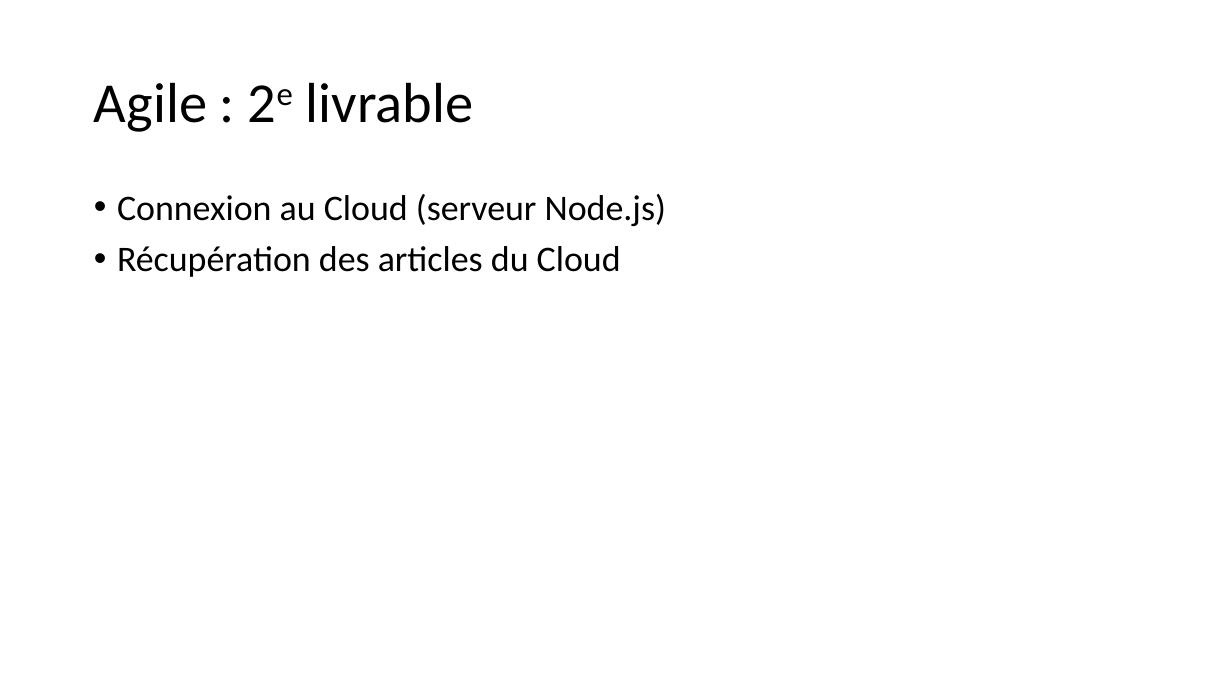
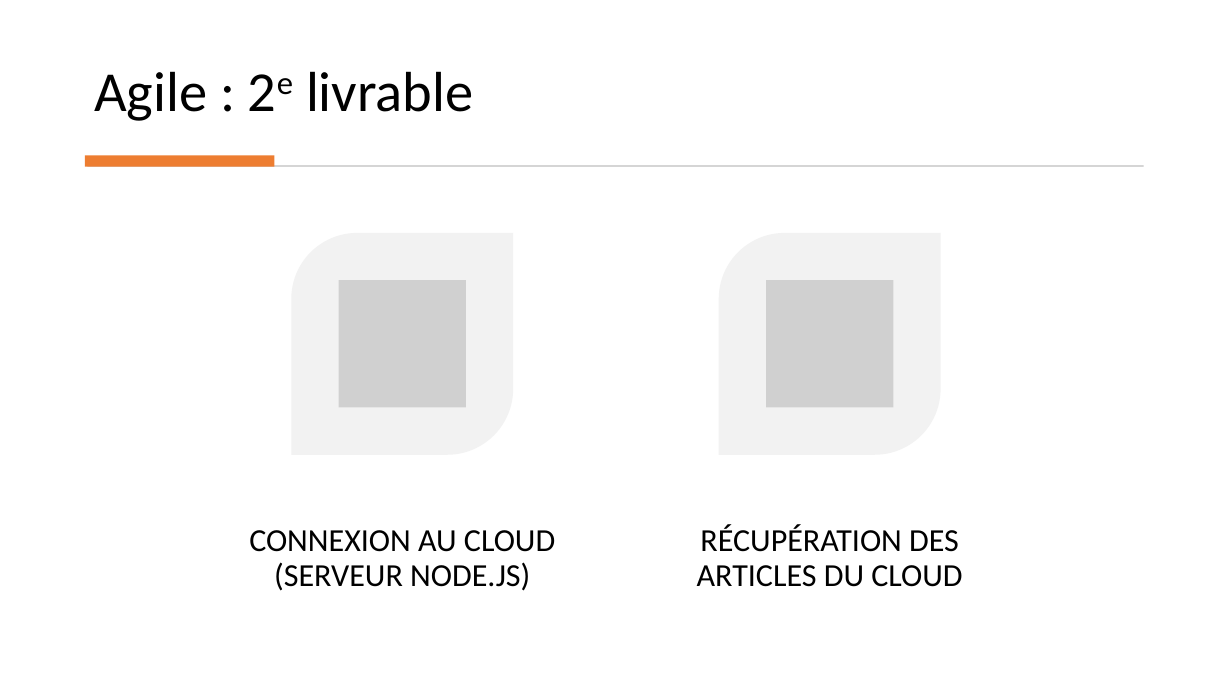
Before and after one commit to Danes99/esme-android, a slide deck: slide 12 of docs/pptx/Android Project - Group 1 - Becerra Stauner Taxil.pptx (slide 11 before the commit). Drawn at 1232x693 pixels with LibreOffice and Linux fonts; fonts in the diff are those of the drawing; grey boxes stand for pictures. Boxes give left, top, right and bottom in pixels: in the first picture for what was removed or moved away, otherwise in the second. Text is boxed around its words. In the diff, an @@ line names an element or a change of style, - is before the commit and + after.

```diff
--- a/docs/pptx/Android Project - Group 1 - Becerra Stauner Taxil.pptx
+++ b/docs/pptx/Android Project - Group 1 - Becerra Stauner Taxil.pptx
@@ title "Agile : 2e livrable": place and size @@
-title "Agile : 2e livrable" at (94, 82, 474, 132)
+title "Agile : 2e livrable" at (94, 71, 474, 121)
@@ title "Agile : 2e livrable" at (94, 71, 474, 121): vertical alignment middle to bottom @@
@@ rectangle added at (85, 155, 274, 166), fill #ED7D31 @@
@@ rectangle added at (88, 165, 1144, 167), fill #D5D5D5 @@
@@ text removed at (117, 194, 666, 277) @@
-• Connexion au Cloud (serveur Node.js)
-• Récupération des articles du Cloud
@@ group added at (249, 233, 962, 591): 2 round diag rects, 2 pictures, 2 texts @@
+CONNEXION AU CLOUD (SERVEUR NODE.JS)
+RÉCUPÉRATION DES ARTICLES DU CLOUD
```
Also in this commit, not shown: 5 other slides changed, 1 slide added, 1 other file.
